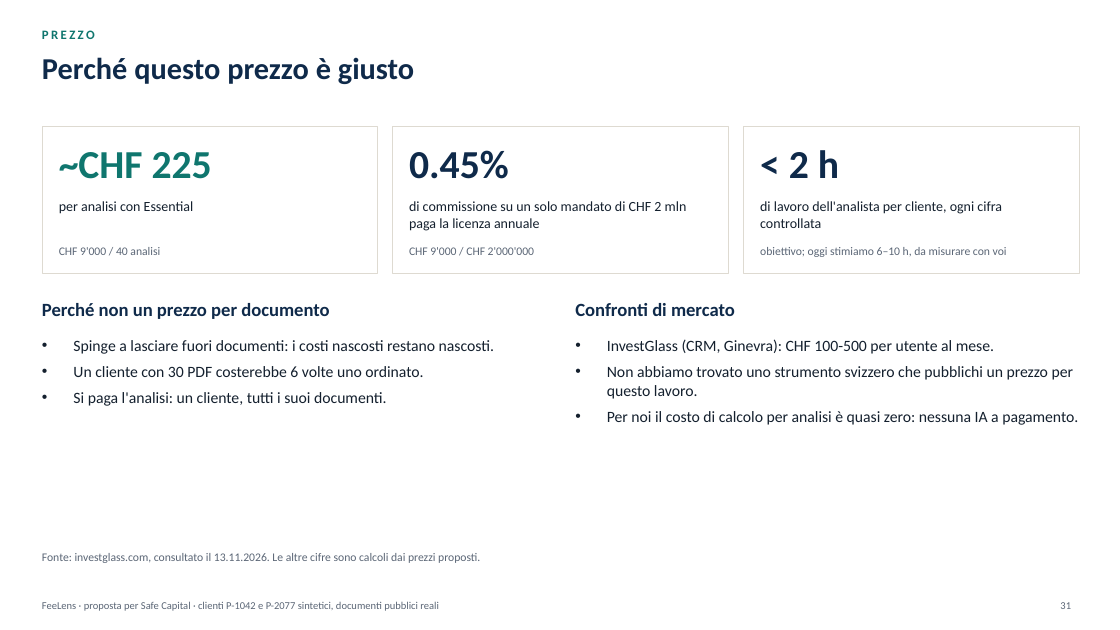
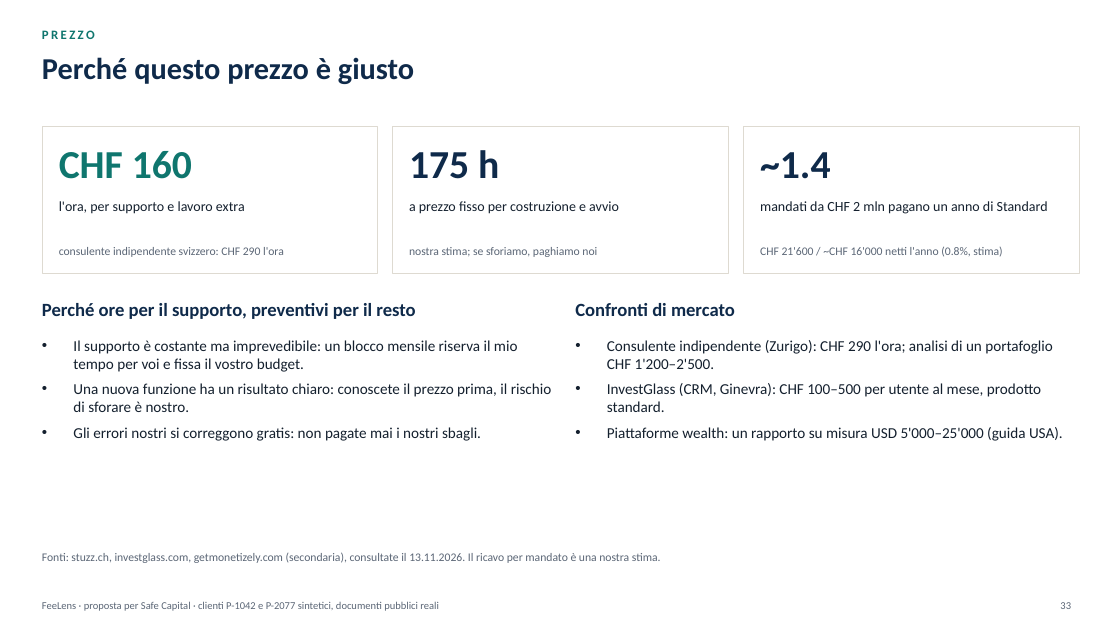
Before and after one commit to rossotti-alessandro/PortfolioCostEngine, a slide deck: slide 33 of slides/FeeLens_Proposta_IT.pptx (slide 31 before the commit). Drawn at 1120x630 pixels with LibreOffice and Linux fonts; fonts in the diff are those of the drawing. Boxes give left, top, right and bottom in pixels: in the first picture for what was removed or moved away, otherwise in the second. Text is boxed around its words. In the diff, an @@ line names an element or a change of style, - is before the commit and + after.

```diff
--- a/slides/FeeLens_Proposta_IT.pptx
+++ b/slides/FeeLens_Proposta_IT.pptx
@@ text at (59, 151, 192, 179): text changed @@
-~CHF 225
+CHF 160
@@ text at (409, 150, 499, 179): text changed @@
-0.45%
+175 h
@@ text at (760, 152, 830, 179): text changed @@
-< 2 h
+~1.4
@@ text at (59, 201, 245, 214): text changed @@
-per analisi con Essential
+l'ora, per supporto e lavoro extra
@@ text at (409, 201, 619, 214): text changed @@
-di commissione su un solo mandato di CHF 2 mln paga la licenza annuale
+a prezzo fisso per costruzione e avvio
@@ text at (760, 201, 1048, 214): text changed @@
-di lavoro dell'analista per cliente, ogni cifra controllata
+mandati da CHF 2 mln pagano un anno di Standard
@@ text at (59, 247, 284, 257): text changed @@
-CHF 9'000 / 40 analisi
+consulente indipendente svizzero: CHF 290 l'ora
@@ text at (409, 247, 597, 257): text changed @@
-CHF 9'000 / CHF 2'000'000
+nostra stima; se sforiamo, paghiamo noi
@@ text at (760, 247, 1002, 257): text changed @@
-obiettivo; oggi stimiamo 6–10 h, da misurare con voi
+CHF 21'600 / ~CHF 16'000 netti l'anno (0.8%, stima)
@@ text at (42, 303, 415, 319): text changed @@
-Perché non un prezzo per documento
+Perché ore per il supporto, preventivi per il resto
@@ text at (73, 340, 551, 441): text changed; size 13.5 to 13 pt @@
-• Spinge a lasciare fuori documenti: i costi nascosti restano nascosti.
-• Un cliente con 30 PDF costerebbe 6 volte uno ordinato.
-• Si paga l'analisi: un cliente, tutti i suoi documenti.
+• Il supporto è costante ma imprevedibile: un blocco mensile riserva il mio tempo per voi e fissa il vostro budget.
+• Una nuova funzione ha un risultato chiaro: conoscete il prezzo prima, il rischio di sforare è nostro.
+• Gli errori nostri si correggono gratis: non pagate mai i nostri sbagli.
@@ text at (607, 340, 1063, 441): text changed; size 13.5 to 13 pt @@
-• InvestGlass (CRM, Ginevra): CHF 100-500 per utente al mese.
-• Non abbiamo trovato uno strumento svizzero che pubblichi un prezzo per questo lavoro.
-• Per noi il costo di calcolo per analisi è quasi zero: nessuna IA a pagamento.
+• Consulente indipendente (Zurigo): CHF 290 l'ora; analisi di un portafoglio CHF 1'200–2'500.
+• InvestGlass (CRM, Ginevra): CHF 100–500 per utente al mese, prodotto standard.
+• Piattaforme wealth: un rapporto su misura USD 5'000–25'000 (guida USA).
@@ text at (42, 552, 661, 563): text changed @@
-Fonte: investglass.com, consultato il 13.11.2026. Le altre cifre sono calcoli dai prezzi proposti.
+Fonti: stuzz.ch, investglass.com, getmonetizely.com (secondaria), consultate il 13.11.2026. Il ricavo per mandato è una nostra stima.
```
Also in this commit, not shown: 4 other slides changed, 4 slides added, 1 slide removed, 28 other files.
